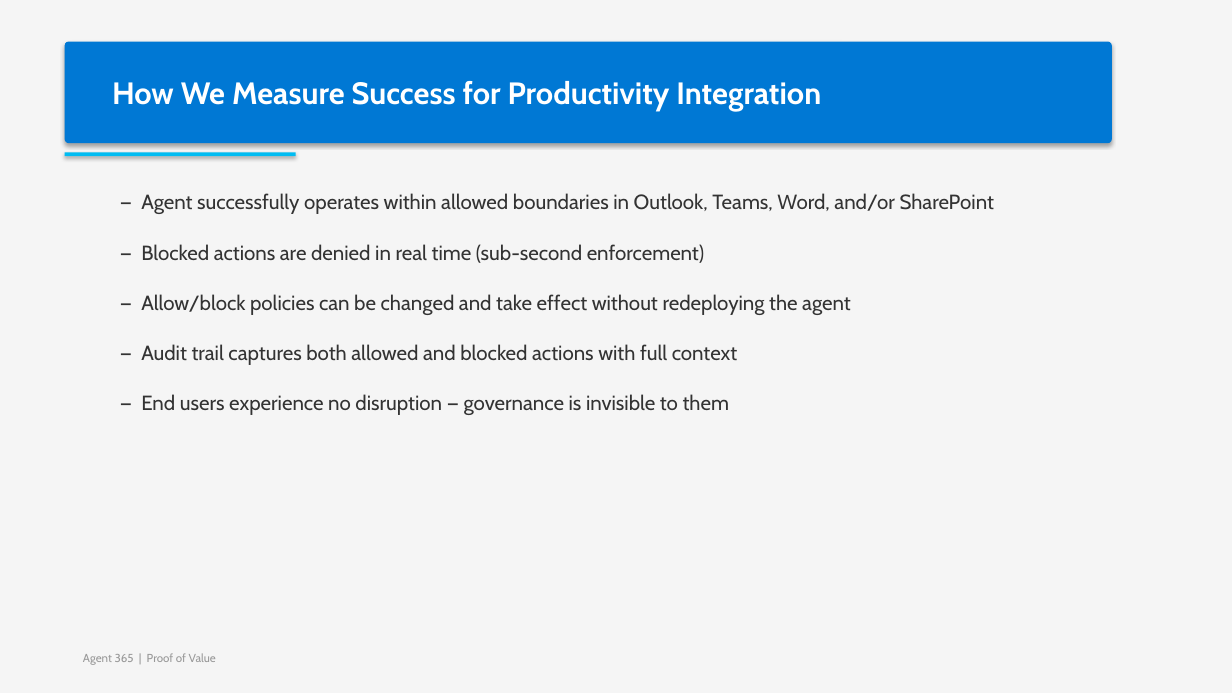
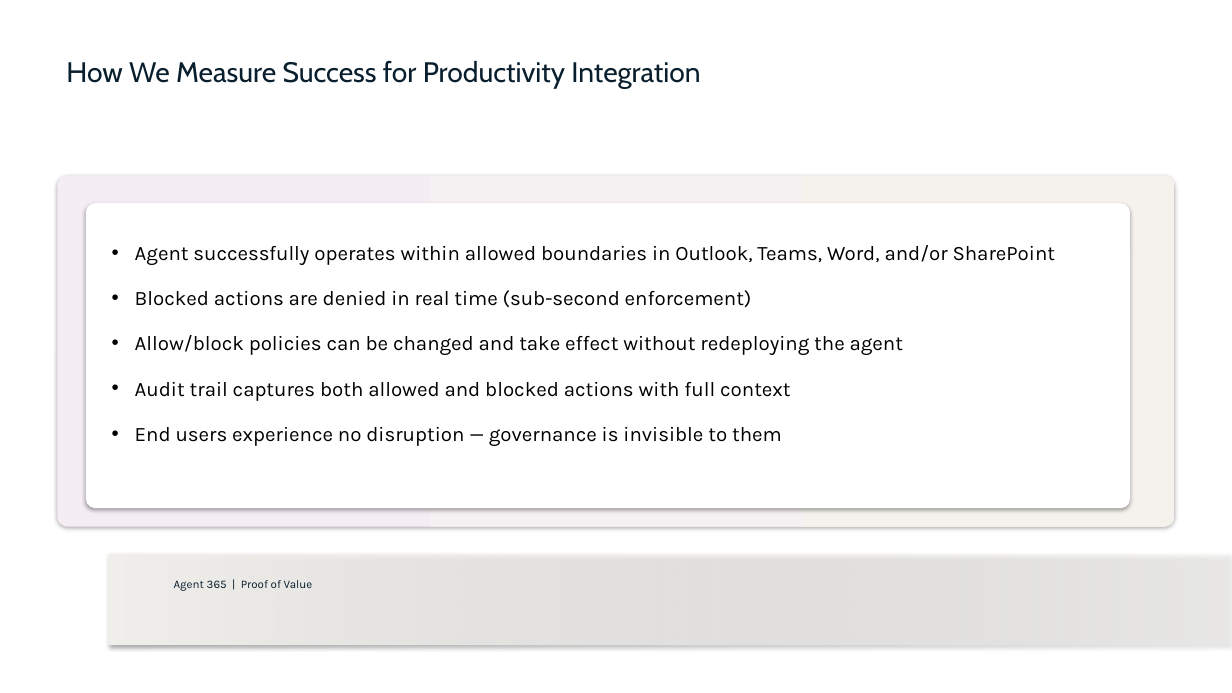
Before and after one commit to cloudtoso/Agent-365-POC, a slide deck: slide 35 of Agent365-PoV-Deck.pptx. Drawn at 1232x693 pixels with LibreOffice and Linux fonts; fonts in the diff are those of the drawing. Boxes give left, top, right and bottom in pixels: in the first picture for what was removed or moved away, otherwise in the second. Text is boxed around its words. In the diff, an @@ line names an element or a change of style, - is before the commit and + after.

```diff
--- a/Agent365-PoV-Deck.pptx
+++ b/Agent365-PoV-Deck.pptx
@@ rectangle removed at [0,0,1232,693] @@
@@ text "How We Measure Success for ...": place and size @@
-text "How We Measure Success for ..." at [65,42,1112,143]
+text "How We Measure Success for ..." at [66,60,700,89]
@@ text "How We Measure Success for ..." at [66,60,700,89]: size 24 to 22 pt, text colour #FFFFFF to #091F2E, bold off; fill #0078D4 to none; shadow off @@
@@ rounded rectangle added at [57,176,1175,527], fill gradient #F4EDF4 to #F5F2EE @@
@@ rectangle removed at [65,152,296,156] @@
@@ rounded rectangle added at [86,203,1130,508], fill #FFFFFF @@
@@ text at [135,245,1056,446]: text changed; font Cabin to Karla; text colour #333333 to #000000 @@
-— Agent successfully operates within allowed boundaries in Outlook, Teams, Word, and/or SharePoint
-— Blocked actions are denied in real time (sub-second enforcement)
-— Allow/block policies can be changed and take effect without redeploying the agent
-— Audit trail captures both allowed and blocked actions with full context
-— End users experience no disruption — governance is invisible to them
+• Agent successfully operates within allowed boundaries in Outlook, Teams, Word, and/or SharePoint
+• Blocked actions are denied in real time (sub-second enforcement)
+• Allow/block policies can be changed and take effect without redeploying the agent
+• Audit trail captures both allowed and blocked actions with full context
+• End users experience no disruption — governance is invisible to them
@@ rectangle added at [108,555,1232,645], fill gradient #F2F0ED @@
@@ text "Agent 365 | Proof of ...": place and size @@
-text "Agent 365 | Proof of ..." at [83,653,216,665]
+text "Agent 365 | Proof of ..." at [174,580,313,591]
@@ text "Agent 365 | Proof of ..." at [174,580,313,591]: font Cabin to Karla, text colour #999999 to #091F2E @@
```
Also in this commit, not shown: 43 other slides changed, 1 other file.
